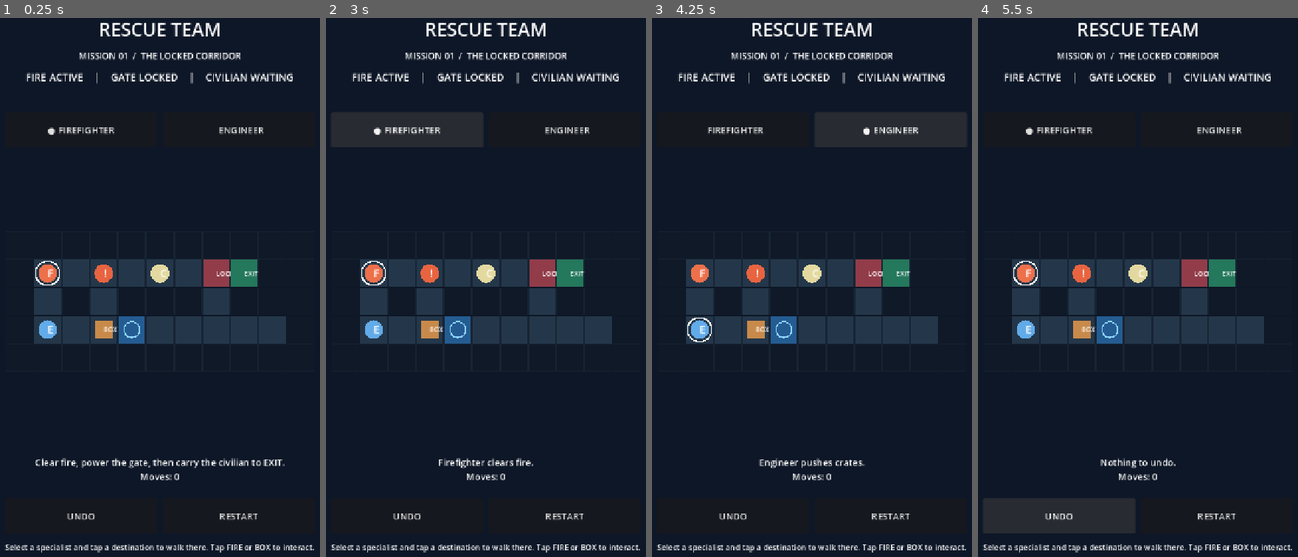
Above: before the commit, frames 1-4 (left to right).
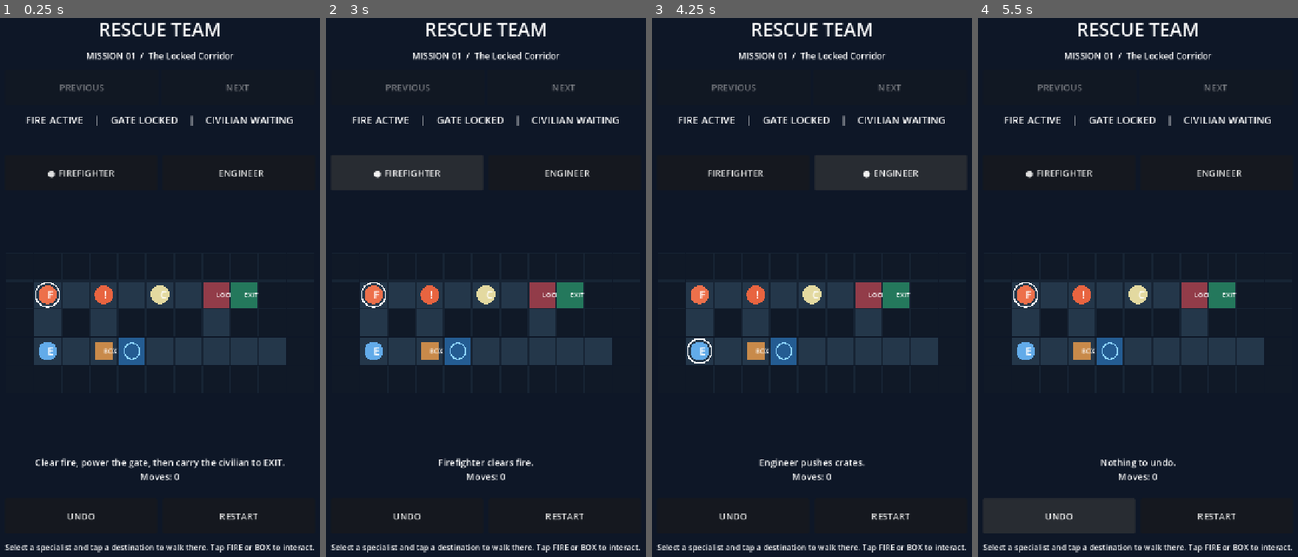
Above: after the commit, the same moments.

Repository: spider-su/rescue-team
Game: Godot game, scene res://scenes/main.tscn
Same seed, same stepped clock (60 frames per second), same inputs: the game is played once before the commit and once after it.
Inputs:
- Up to frame 1 (0.25 s): no input
- Up to frame 2 (3 s): click "RESTART" at 0.5 s; click "RESTART" at 1.25 s; click "RESTART" at 2 s; click "● FIREFIGHTER" at 2.75 s
- Up to frame 3 (4.25 s): click "ENGINEER" at 3.5 s
- Up to frame 4 (5.5 s): click "FIREFIGHTER" at 4.25 s; click "UNDO" at 5 s

The runs differ from the first frame. In frame 1, 13% of the frame differs, in the area x 8-92%, y 6-65%; in frame 2, 18%; in frame 3, 18%, in the area x 8-99%, y 6-65%; in frame 4, 13%.

Commit message:
feat: data-driven missions 1–3 with unlockable local progression

Diff:
--- a/scripts/rescue_game.gd
+++ b/scripts/rescue_game.gd
@@ -11,9 +11,15 @@
 var objective_label: Label
 var undo_button: Button
 var restart_button: Button
+var previous_button: Button
+var next_button: Button
+var mission_label: Label
 var moving: bool = false
+var max_unlocked: int = 0
+const PROGRESS_PATH = "user://rescue_progress.json"
 
 func _ready() -> void:
+	_load_progress()
 	_build_ui()
 	_refresh()
 
@@ -39,11 +45,17 @@
 	title.add_theme_font_size_override("font_size", 40)
 	layout.add_child(title)
 
-	var subtitle := Label.new()
-	subtitle.text = "MISSION 01  /  THE LOCKED CORRIDOR"
-	subtitle.horizontal_alignment = HORIZONTAL_ALIGNMENT_CENTER
-	subtitle.add_theme_font_size_override("font_size", 19)
-	layout.add_child(subtitle)
+	mission_label = Label.new()
+	mission_label.horizontal_alignment = HORIZONTAL_ALIGNMENT_CENTER
+	mission_label.add_theme_font_size_override("font_size", 19)
+	layout.add_child(mission_label)
+
+	var mission_navigation := HBoxContainer.new()
+	layout.add_child(mission_navigation)
+	previous_button = _create_button("PREVIOUS", mission_navigation)
+	previous_button.pressed.connect(_change_mission.bind(-1))
+	next_button = _create_button("NEXT", mission_navigation)
+	next_button.pressed.connect(_change_mission.bind(1))
 
 	objective_label = Label.new()
 	objective_label.horizontal_alignment = HORIZONTAL_ALIGNMENT_CENTER
@@ -128,8 +140,32 @@
 		_refresh()
 		await get_tree().create_timer(0.13).timeout
 	level.collapse_history(undo_from)
+	if level.rescued and max_unlocked < level.MISSIONS.size() - 1:
+		max_unlocked = maxi(max_unlocked, level.mission_index + 1)
+		_save_progress()
 	moving = false
 	_refresh()
+
+func _load_progress() -> void:
+	if not FileAccess.file_exists(PROGRESS_PATH):
+		return
+	var parsed: Variant = JSON.parse_string(FileAccess.get_file_as_string(PROGRESS_PATH))
+	if parsed is Dictionary:
+		var unlocked: Variant = parsed.get("max_unlocked")
+		if unlocked is float or unlocked is int:
+			max_unlocked = clampi(int(unlocked), 0, level.MISSIONS.size() - 1)
+
+func _save_progress() -> void:
+	var file := FileAccess.open(PROGRESS_PATH, FileAccess.WRITE)
+	if file != null:
+		file.store_string(JSON.stringify({"max_unlocked": max_unlocked}))
+
+func _change_mission(delta: int) -> void:
+	if moving:
+		return
+	var target: int = level.mission_index + delta
+	if target >= 0 and target <= max_unlocked and level.load_mission(target):
+		_refresh()
 
 func _on_undo() -> void:
 	if moving:
@@ -144,6 +180,9 @@
 	_refresh()
 
 func _refresh() -> void:
+	mission_label.text = "MISSION %02d  /  %s" % [level.mission_index + 1, level.MISSIONS[level.mission_index]["title"]]
+	previous_button.disabled = moving or level.mission_index == 0
+	next_button.disabled = moving or level.mission_index >= max_unlocked
 	firefighter_button.text = ("● " if level.selected == level.FIREFIGHTER else "  ") + "FIREFIGHTER"
 	engineer_button.text = ("● " if level.selected == level.ENGINEER else "  ") + "ENGINEER"
 	firefighter_button.disabled = level.rescued or moving
--- a/scripts/rescue_level.gd
+++ b/scripts/rescue_level.gd
@@ -2,13 +2,12 @@
 ## Deterministic one-level rescue puzzle. No Node, physics or rendering dependencies.
 ## F = firefighter, E = engineer, f = fire, B = crate, s = switch,
 ## G = locked gate, C = civilian, X = extraction, # = wall.
-const ROWS = [
-	"###########",
-	"#F.f.C.GX##",
-	"#.#.###.###",
-	"#E.Bs.....#",
-	"###########",
+const MISSIONS = [
+	{"title": "The Locked Corridor", "rows": ["###########", "#F.f.C.GX##", "#.#.###.###", "#E.Bs.....#", "###########"]},
+	{"title": "The Burning Gate", "rows": ["###########", "#F..Cf.GX##", "#.#.###.###", "#E.Bs.....#", "###########"]},
+	{"title": "Double Push", "rows": ["###########", "#F.f.C.GX##", "#.#.###.###", "#E.B.s....#", "###########"]},
 ]
+var mission_index: int = 0
 const FIREFIGHTER = "firefighter"
 const ENGINEER = "engineer"
 
@@ -33,16 +32,30 @@
 func _init() -> void:
 	reset()
 
+func load_mission(index: int) -> bool:
+	if index < 0 or index >= MISSIONS.size():
+		return false
+	mission_index = index
+	reset()
+	return true
+
 func reset() -> void:
+	var rows: Array = MISSIONS[mission_index]["rows"]
 	walls.clear()
 	positions.clear()
-	height = ROWS.size()
-	width = ROWS[0].length()
+	height = rows.size()
+	width = rows[0].length()
+	fire_pos = Vector2i(-1, -1)
+	crate_pos = Vector2i(-1, -1)
+	switch_pos = Vector2i(-1, -1)
+	gate_pos = Vector2i(-1, -1)
+	civilian_pos = Vector2i(-1, -1)
+	exit_pos = Vector2i(-1, -1)
 	for y in range(height):
-		assert(ROWS[y].length() == width, "Every row must have the same width")
+		assert(rows[y].length() == width, "Every row must have the same width")
 		for x in range(width):
 			var cell := Vector2i(x, y)
-			match ROWS[y].substr(x, 1):
+			match rows[y].substr(x, 1):
 				"#": walls[cell] = true
 				"F": positions[FIREFIGHTER] = cell
 				"E": positions[ENGINEER] = cell
--- a/tests/test_rescue_level.gd
+++ b/tests/test_rescue_level.gd
@@ -129,6 +129,33 @@
 	if not _check(closed.plan_route(Vector2i(1, 3)).is_empty(), "Cannot navigate into other rescuer"):
 		return
 
+
+	# Three missions share one deterministic rules engine, not separate scripts.
+	var missions = RescueLevel.new()
+	if not _check(missions.MISSIONS.size() == 3, "Three mission definitions exist"):
+		return
+	if not _check(not missions.load_mission(3) and missions.mission_index == 0, "Invalid mission rejected"):
+		return
+	for mission_id in range(3):
+		if not _check(missions.load_mission(mission_id), "Load mission"):
+			return
+		if not _check(missions.width == 11 and missions.height == 5 and missions.history.is_empty(), "Mission resets board and history"):
+			return
+		missions.select_role(missions.ENGINEER)
+		var pushes: int = 2 if mission_id == 2 else 1
+		for i in range(pushes):
+			if not _check(_navigate(missions, missions.crate_pos), "Engineer can push mission crate"):
+				return
+		if not _check(missions.gate_is_open(), "Mission gate opens"):
+			return
+		missions.select_role(missions.FIREFIGHTER)
+		if not _check(_navigate(missions, missions.fire_pos), "Firefighter clears mission fire"):
+			return
+		if not _check(_navigate(missions, missions.civilian_pos), "Mission civilian collected"):
+			return
+		if not _check(_navigate(missions, missions.exit_pos) and missions.rescued, "Mission exit reached"):
+			return
+
 	print("PASS: first Rescue Team puzzle, role restrictions, undo and full winning path")
 	quit(0)
 
Not shown, changed: README.md
Not shown, changed: docs/roadmap.md
